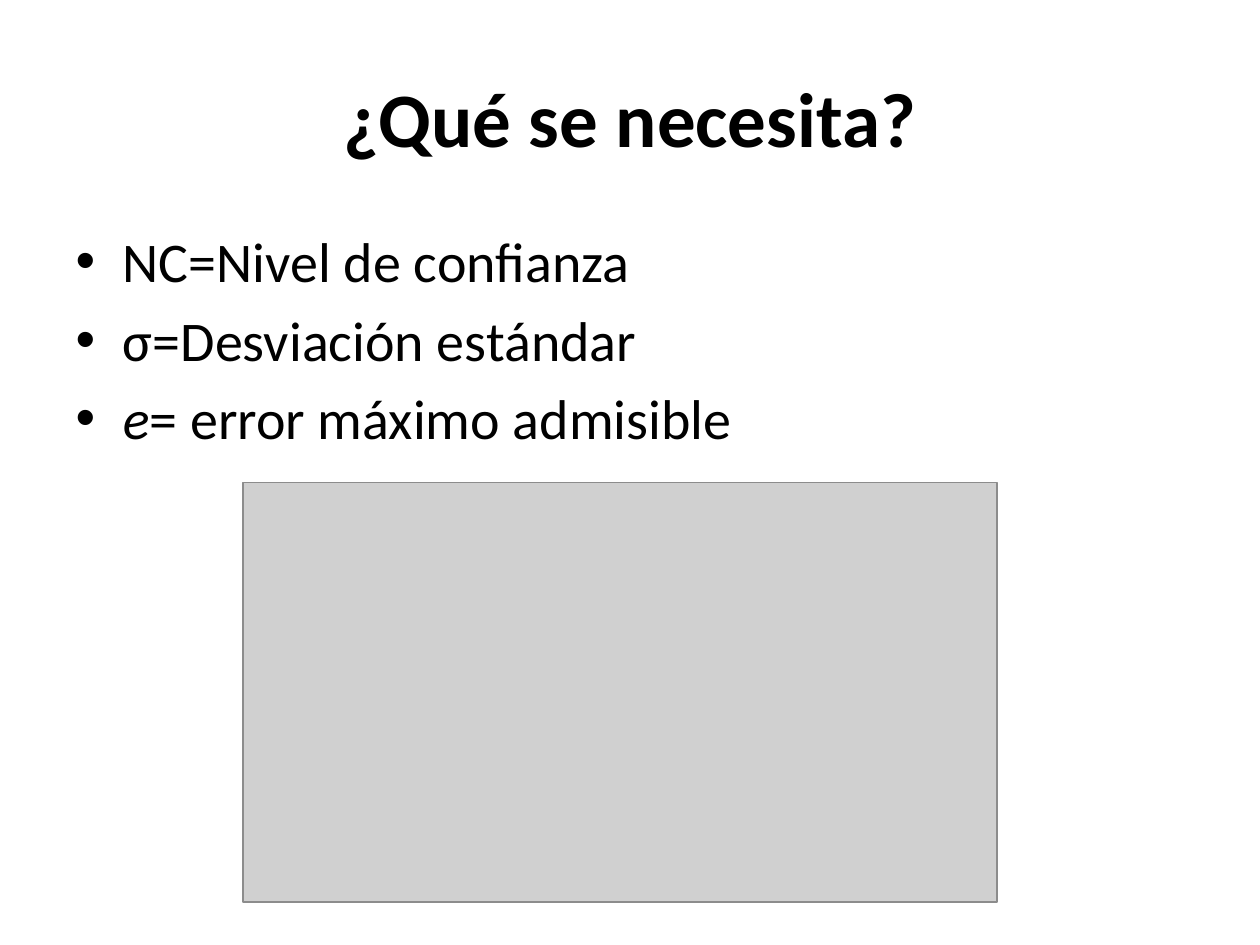
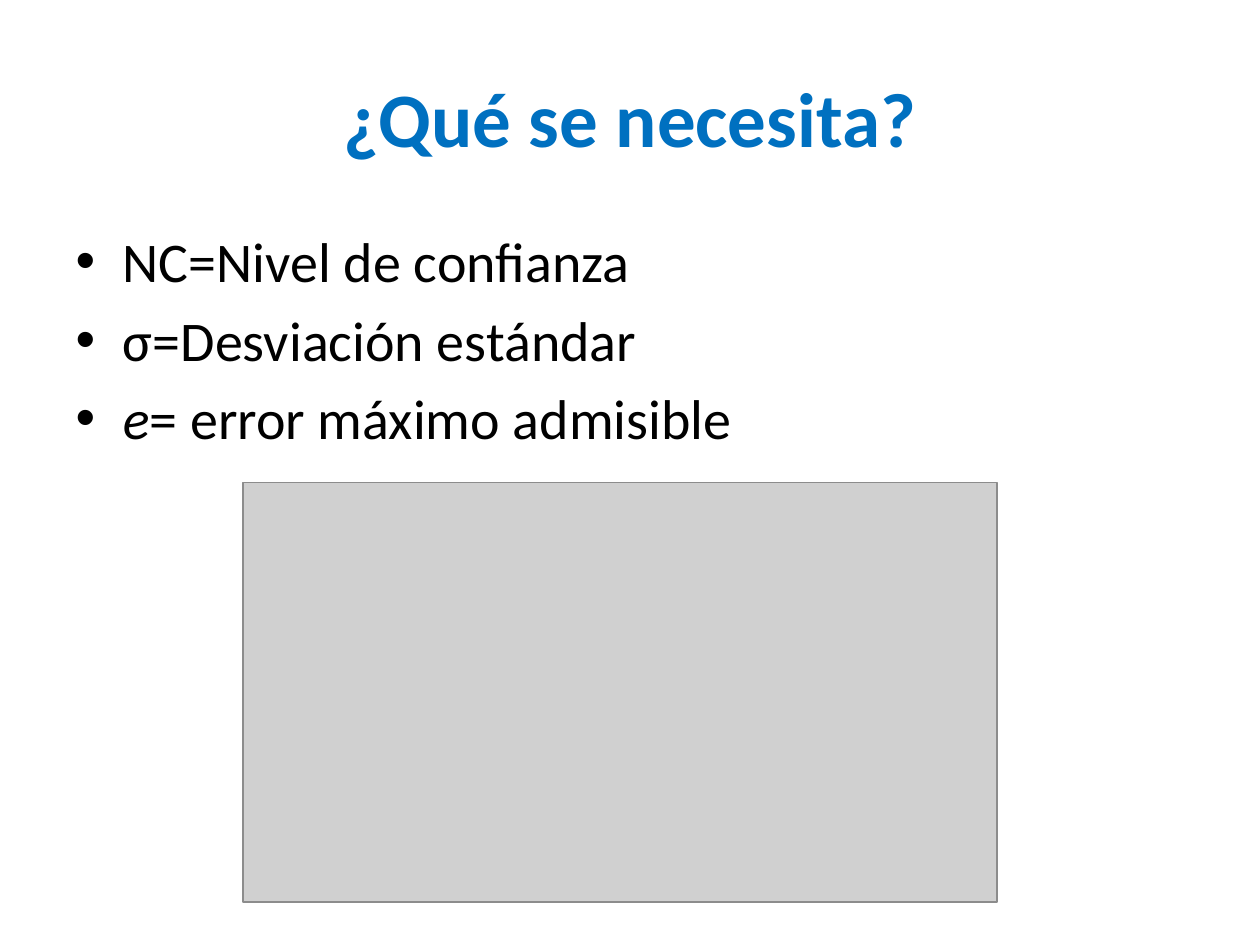
Before and after one commit to estadisticaITM/estadisticaITM.github.io, a slide deck: slide 21 of Tamaños de muestra.pptx. Drawn at 1260x945 pixels with LibreOffice and Linux fonts; fonts in the diff are those of the drawing; grey boxes stand for pictures. Boxes give left, top, right and bottom in pixels: in the first picture for what was removed or moved away, otherwise in the second. Text is boxed around its words. In the diff, an @@ line names an element or a change of style, - is before the commit and + after.

```diff
--- a/Tamaños de muestra.pptx
+++ b/Tamaños de muestra.pptx
@@ title "¿Qué se necesita?" at box(343, 93, 916, 160): text colour #000000 to #0070C0 @@
```
Also in this commit, not shown: 6 other slides changed, 4 slides added, 2 slides removed, 28 other files.
